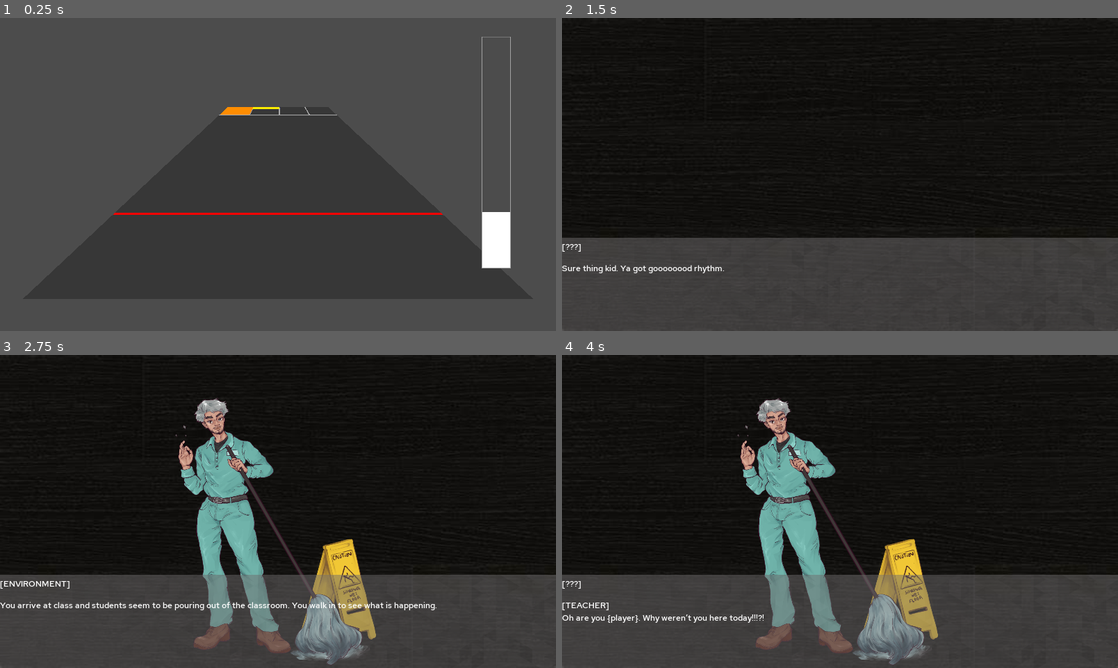
Above: before the commit, frames 1-4 (two rows, left to right).
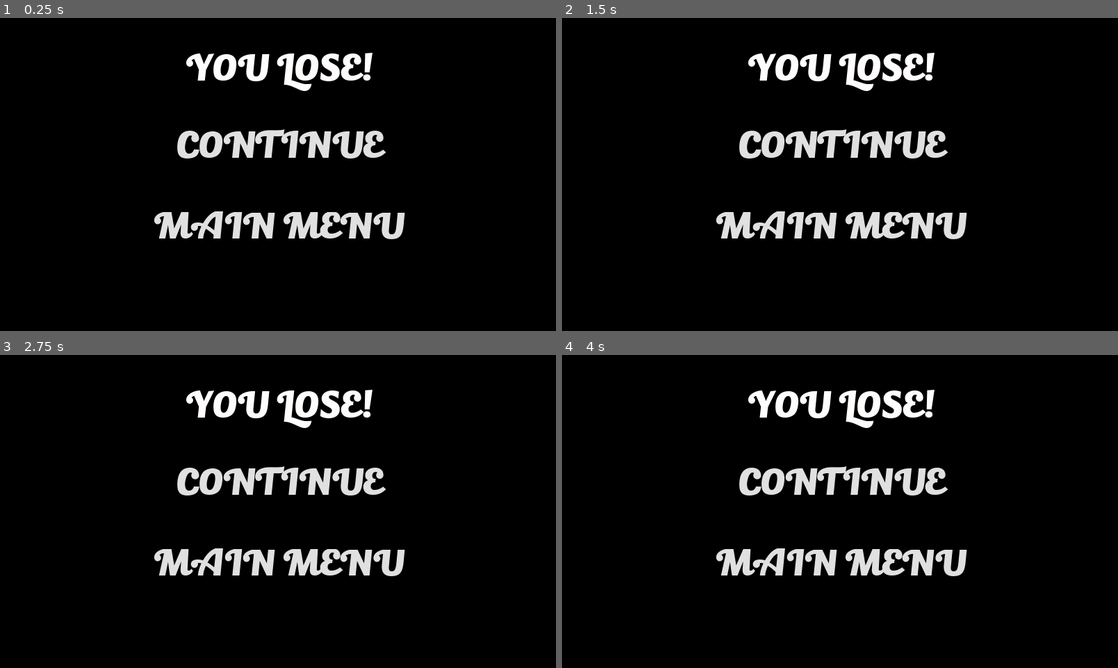
Above: after the commit, the same moments.

Repository: AM-Mikey/MTC
Game: Godot game, scene res://src/Rhythm/World3D.tscn
Two runs of this game, one before a commit and one after it. Both use one fixed random seed, a clock stepped at 60 frames per second and the inputs below. This scene is started directly instead of the project's main scene. Sound files missing from this copy of the repository are replaced by a short silence.
Inputs (mouse positions are in pixels of both pictures, inside the frame that each line leads up to):
- Up to frame 1 (0.25 s): no input
- Up to frame 2 (1.5 s): click (840, 174) at 0.5 s, where only the run before the commit has a clickable "[ELEVATOR] After jamming out …"; click (840, 174) at 1.25 s, where only the run before the commit has a clickable "Sorry mr. janitor but I gotta…"
- Up to frame 3 (2.75 s): click (278, 511) at 2 s, where only the run before the commit has a clickable "Sure thing kid. Ya got gooooo…"
- Up to frame 4 (4 s): click (840, 511) at 2.75 s, where only the run before the commit has a clickable "You arrive at class and stude…"; click (840, 511) at 3.5 s, where only the run before the commit has a clickable "Sorry I’m a little bit late b…"

The runs differ from the first frame. In frame 1, 100% of the frame differs, in the area x 0-100%, y 0-100%; in frame 2, 38%; in frame 3, 43%; in frame 4, 43%.
Error after the commit: Invalid get index 'intScene' (on base: 'Node (Gobal.gd)'). (res://src/Rhythm/Chart.gd:4)

Commit message:
Save Load
Incomplete save load feature.

Diff:
--- a/project.godot
+++ b/project.godot
@@ -34,22 +34,22 @@
 
 note_a={
 "deadzone": 0.5,
-"events": [ Object(InputEventKey,"resource_local_to_scene":false,"resource_name":"","device":0,"alt":false,"shift":false,"control":false,"meta":false,"command":false,"pressed":false,"scancode":16777232,"unicode":0,"echo":false,"script":null)
+"events": [ Object(InputEventKey,"resource_local_to_scene":false,"resource_name":"","device":0,"alt":false,"shift":false,"control":false,"meta":false,"command":false,"pressed":false,"scancode":16777232,"physical_scancode":0,"unicode":0,"echo":false,"script":null)
  ]
 }
 note_b={
 "deadzone": 0.5,
-"events": [ Object(InputEventKey,"resource_local_to_scene":false,"resource_name":"","device":0,"alt":false,"shift":false,"control":false,"meta":false,"command":false,"pressed":false,"scancode":16777231,"unicode":0,"echo":false,"script":null)
+"events": [ Object(InputEventKey,"resource_local_to_scene":false,"resource_name":"","device":0,"alt":false,"shift":false,"control":false,"meta":false,"command":false,"pressed":false,"scancode":16777231,"physical_scancode":0,"unicode":0,"echo":false,"script":null)
  ]
 }
 note_c={
 "deadzone": 0.5,
-"events": [ Object(InputEventKey,"resource_local_to_scene":false,"resource_name":"","device":0,"alt":false,"shift":false,"control":false,"meta":false,"command":false,"pressed":false,"scancode":16777234,"unicode":0,"echo":false,"script":null)
+"events": [ Object(InputEventKey,"resource_local_to_scene":false,"resource_name":"","device":0,"alt":false,"shift":false,"control":false,"meta":false,"command":false,"pressed":false,"scancode":16777234,"physical_scancode":0,"unicode":0,"echo":false,"script":null)
  ]
 }
 note_d={
 "deadzone": 0.5,
-"events": [ Object(InputEventKey,"resource_local_to_scene":false,"resource_name":"","device":0,"alt":false,"shift":false,"control":false,"meta":false,"command":false,"pressed":false,"scancode":16777233,"unicode":0,"echo":false,"script":null)
+"events": [ Object(InputEventKey,"resource_local_to_scene":false,"resource_name":"","device":0,"alt":false,"shift":false,"control":false,"meta":false,"command":false,"pressed":false,"scancode":16777233,"physical_scancode":0,"unicode":0,"echo":false,"script":null)
  ]
 }
 
--- a/src/Main Menu/btnStart.gd
+++ b/src/Main Menu/btnStart.gd
@@ -2,6 +2,3 @@
 
 func _pressed():
 	get_tree().change_scene("res://src/VisualNovel/nodVisualNovel.tscn")
-	#nodTransition.goto_scene()
-
-#get_tree().change_scene("res://src/VisualNovel/nodVisualNovel.tscn")
--- a/src/Main Menu/nodMainMenu.tscn
+++ b/src/Main Menu/nodMainMenu.tscn
@@ -8,7 +8,7 @@
 [ext_resource path="res://assets/Images/Janitor.png" type="Texture" id=6]
 [ext_resource path="res://src/Audio/Usada Pekora laughing smol compilation.mp3" type="AudioStream" id=7]
 [ext_resource path="res://src/Main Menu/btnLoad.gd" type="Script" id=8]
-[ext_resource path="res://src/Audio/Background2.wav" type="AudioStream" id=9]
+[ext_resource path="res://src/Audio/TitleThemeDemo.wav" type="AudioStream" id=9]
 [ext_resource path="res://src/Main Menu/nodMainMenu.gd" type="Script" id=10]
 
 [sub_resource type="DynamicFont" id=1]
--- a/src/Rhythm/Camera.gd
+++ b/src/Rhythm/Camera.gd
@@ -27,30 +27,30 @@
 		_mouse_position = event.relative
 
 	# Receives mouse button input
-	if event is InputEventMouseButton:
-		match event.button_index:
-			BUTTON_RIGHT: # Only allows rotation if right click down
-				Input.set_mouse_mode(Input.MOUSE_MODE_CAPTURED if event.pressed else Input.MOUSE_MODE_VISIBLE)
-			BUTTON_WHEEL_UP: # Increases max velocity
-				_vel_multiplier = clamp(_vel_multiplier * 1.1, 0.2, 20)
-			BUTTON_WHEEL_DOWN: # Decereases max velocity
-				_vel_multiplier = clamp(_vel_multiplier / 1.1, 0.2, 20)
+	#if event is InputEventMouseButton:
+		#match event.button_index:
+			#BUTTON_RIGHT: # Only allows rotation if right click down
+				#Input.set_mouse_mode(Input.MOUSE_MODE_CAPTURED if event.pressed else Input.MOUSE_MODE_VISIBLE)
+			#BUTTON_WHEEL_UP: # Increases max velocity
+				#_vel_multiplier = clamp(_vel_multiplier * 1.1, 0.2, 20)
+			#BUTTON_WHEEL_DOWN: # Decereases max velocity
+				#_vel_multiplier = clamp(_vel_multiplier / 1.1, 0.2, 20)
 
 	# Receives key input
-	if event is InputEventKey:
-		match event.scancode:
-			KEY_W:
-				_w = event.pressed
-			KEY_S:
-				_s = event.pressed
-			KEY_A:
-				_a = event.pressed
-			KEY_D:
-				_d = event.pressed
-			KEY_Q:
-				_q = event.pressed
-			KEY_E:
-				_e = event.pressed
+	#if event is InputEventKey:
+		#match event.scancode:
+			#KEY_W:
+				#_w = event.pressed
+			#KEY_S:
+				#_s = event.pressed
+			#KEY_A:
+				#_a = event.pressed
+			#KEY_D:
+				#_d = event.pressed
+			#KEY_Q:
+				#_q = event.pressed
+			#KEY_E:
+				#_e = event.pressed
 
 # Updates mouselook and movement every frame
 func _process(delta):
--- a/src/Rhythm/NoteHeld.gd
+++ b/src/Rhythm/NoteHeld.gd
@@ -26,6 +26,10 @@
 	$Panel.margin_top = length * -1
 	$Panel.margin_left = width * -0.5
 	$Panel.margin_right = width * 0.5
+
+	get_node("HitDetector/CollisionShape2D").shape = RectangleShape2D.new()
+	get_node("HitDetector/CollisionShape2D").position.y = $Panel.rect_position.y / 2
+	get_node("HitDetector/CollisionShape2D").shape.extents.y = $Panel.rect_position.y / 2
 
 
 func _on_HitDetector_area_entered(area):
--- a/src/Rhythm/NoteSingle.gd
+++ b/src/Rhythm/NoteSingle.gd
@@ -27,6 +27,9 @@
 	$Panel.margin_bottom = length * 0.5
 	$Panel.margin_left = width * -0.5
 	$Panel.margin_right = width * 0.5
+
+	$CollisionShape2D.shape.extents = Vector2(20, 20)
+
 
 
 func _on_HitDetector_area_entered(area):
--- a/src/Rhythm/RhythmWorld.gd
+++ b/src/Rhythm/RhythmWorld.gd
@@ -8,5 +8,5 @@
 
 
 func _on_aspMusic_finished():
-	get_node("/root/sigGlobal").intScene = + 1
+	sigGlobal.gamedata.intScene = + 1
 	get_tree().change_scene("res://src/VisualNovel/nodVisualNovel.tscn")
--- a/src/Rhythm/World3D.gd
+++ b/src/Rhythm/World3D.gd
@@ -9,6 +9,9 @@
 var health: float = 100
 
 func _ready():
+	if sigGlobal.gamedata.intScene == 1:
+		get_tree().change_scene("res://src/nodGameOver.tscn")
+
 	connect("health_updated", $UILayer/Health, "on_health_updated")
 	yield(get_tree().create_timer(1.6), "timeout")
 	started = true
--- /dev/null
+++ b/src/Save/game-data.json
@@ -0,0 +1 @@
+{"intScene":0,"scriptLine":"\nWoww I can’t believe after all this time I’m finally here at GCC, it is more colorful  in person than I thought.","strProtagName":"???"}
--- a/src/Singleton/Gobal.gd
+++ b/src/Singleton/Gobal.gd
@@ -1,4 +1,6 @@
 extends Node
 
-var intScene = 0
-var strProtagName = "???"
+var gamedata = {
+	"intScene" : 1,
+	"strProtagName" : "???",
+	"scriptLine" : " "}
--- /dev/null
+++ b/src/VisualNovel/mnbShowMenu.gd
@@ -0,0 +1,34 @@
+extends MenuButton
+
+const FILE_NAME = "res://src/Save/game-data.json"
+
+func _ready():
+	self.get_popup().add_item("Save")
+	self.get_popup().add_item("Load")
+	self.get_popup().add_item("Main Menu")
+	self.get_popup().connect("id_pressed", self, "_on_item_pressed")
+
+func _on_item_pressed(id):
+	var itemName = self.get_popup().get_item_text(id)
+
+	if itemName == "Save":
+		var file = File.new()
+		file.open(FILE_NAME, File.WRITE)
+		sigGlobal.gamedata.scriptLine = get_parent().get_node("Background/Dialog").text
+		file.store_string(to_json(sigGlobal.gamedata))
+		file.close()
+
+	if itemName == "Load":
+		var file = File.new()
+		if file.file_exists(FILE_NAME):
+			file.open(FILE_NAME, File.READ)
+			var data = file.get_as_text()
+			file.close()
+			sigGlobal.gamedata = data
+			get_tree().reload_current_scene()
+
+
+	if itemName == "Main Menu":
+		sigGlobal.gamedata["intScene"] = 0
+		sigGlobal.gamedata["strProtagName"] = "???"
+		get_tree().change_scene("res://src/Main Menu/nodMainMenu.tscn")
--- a/src/VisualNovel/nodVisualNovel.tscn
+++ b/src/VisualNovel/nodVisualNovel.tscn
@@ -1,6 +1,8 @@
-[gd_scene load_steps=7 format=2]
+[gd_scene load_steps=9 format=2]
 
+[ext_resource path="res://src/VisualNovel/mnbShowMenu.gd" type="Script" id=1]
 [ext_resource path="res://assets/Images/Black.jpg" type="Texture" id=2]
+[ext_resource path="res://assets/Images/Cog.png" type="Texture" id=3]
 [ext_resource path="res://src/VisualNovel/tbtBackground.gd" type="Script" id=5]
 [ext_resource path="res://assets/Fonts/hinted-RosaSans-Medium.ttf" type="DynamicFontData" id=6]
 [ext_resource path="res://assets/Images/LabelText.png" type="Texture" id=7]
@@ -68,4 +70,17 @@
 "_edit_use_anchors_": false
 }
 
+[node name="mnbShowMenu" type="MenuButton" parent="."]
+margin_left = 1832.0
+margin_top = 24.0
+margin_right = 1896.0
+margin_bottom = 88.0
+icon = ExtResource( 3 )
+flat = false
+expand_icon = true
+script = ExtResource( 1 )
+__meta__ = {
+"_edit_use_anchors_": false
+}
+
 [connection signal="text_entered" from="Background/liePlayerInput" to="Background" method="_on_liePlayerInput_text_entered"]
--- a/src/VisualNovel/tbtBackground.gd
+++ b/src/VisualNovel/tbtBackground.gd
@@ -7,7 +7,7 @@
 onready var currentSprite = ""
 
 func _ready():
-	f.open(scenes[sigGlobal.intScene], File.READ)
+	f.open(scenes[sigGlobal.gamedata["intScene"]], File.READ)
 	var line = f.get_line()
 	dialog.text = nextScript(line)
 	get_node("Dialog/Sprite").self_modulate.a = 0.5
@@ -42,8 +42,28 @@
 		self.set_normal_texture(load('res://assets/Images/Background/outside final.PNG'))
 		line = f.get_line()
 
+	if line == "[ELEVATORDOOR]":
+		self.set_normal_texture(load('res://assets/Images/Background/ElevatorDoor.jpg'))
+		line = f.get_line()
+
+	if line == "[ELEVATOR]":
+		self.set_normal_texture(load('res://assets/Images/Background/elevator.jpg'))
+		line = f.get_line()
+
 	if line == "[STAIRS]":
 		self.set_normal_texture(load('res://assets/Images/Background/stairs final.PNG'))
+		line = f.get_line()
+
+	if line == "[LECTURE]":
+		self.set_normal_texture(load('res://assets/Images/Background/lecturehall final.jpg'))
+		line = f.get_line()
+
+	if line == "[PATH4]":
+		self.set_normal_texture(load('res://assets/Images/Background/path4.jpg'))
+		line = f.get_line()
+
+	if line == "[PEPBENCH]":
+		self.set_normal_texture(load('res://assets/Images/Background/pplonbench.jpg'))
 		line = f.get_line()
 
 	if line == "[RHYTHM]":
@@ -55,7 +75,7 @@
 		line = f.get_line()
 
 	if line == "[PLAYER]":
-		get_node("CurrentCharacter").text = "[" + sigGlobal.strProtagName + "]"
+		get_node("CurrentCharacter").text = "[" + sigGlobal.gamedata.strProtagName + "]"
 		line = f.get_line()
 
 	if line == "[ENVIRONMENT]":
@@ -86,5 +106,5 @@
 
 func _on_liePlayerInput_text_entered(new_text):
 	self.disabled = false
-	sigGlobal.strProtagName = new_text
+	sigGlobal.gamedata.strProtagName = new_text
 	get_node("liePlayerInput").visible = false
--- a/src/btnExit.gd
+++ b/src/btnExit.gd
@@ -1,6 +1,8 @@
 extends Button
 
 func _on_btnExit_pressed():
+	sigGlobal.intScene = 0
+	sigGlobal.strProtagName = "???"
 	get_tree().change_scene("res://src/Main Menu/nodMainMenu.tscn")
 
 
--- /dev/null
+++ b/src/nodGameOver.gd
@@ -0,0 +1,6 @@
+extends Node2D
+
+func _ready():
+	if sigGlobal.intScene == 1:
+		$lblTextStuff.text = "END OF DEMO!"
+		$btnContinue.visible = false
--- a/src/nodGameOver.tscn
+++ b/src/nodGameOver.tscn
@@ -1,17 +1,19 @@
-[gd_scene load_steps=5 format=2]
+[gd_scene load_steps=6 format=2]
 
 [ext_resource path="res://assets/Fonts/Bulletto Killa.ttf" type="DynamicFontData" id=1]
 [ext_resource path="res://src/btnExit.gd" type="Script" id=2]
+[ext_resource path="res://src/nodGameOver.gd" type="Script" id=3]
+
+[sub_resource type="DynamicFont" id=1]
+size = 120
+font_data = ExtResource( 1 )
 
 [sub_resource type="DynamicFont" id=2]
 size = 120
 font_data = ExtResource( 1 )
 
-[sub_resource type="DynamicFont" id=1]
-size = 120
-font_data = ExtResource( 1 )
-
 [node name="nodGameOver" type="Node2D"]
+script = ExtResource( 3 )
 
 [node name="ColorRect" type="ColorRect" parent="."]
 margin_right = 1920.0
--- a/src/nodVisualNovel.tscn
+++ /dev/null
@@ -1,43 +0,0 @@
-[gd_scene load_steps=6 format=2]
-
-[ext_resource path="res://assets/Images/Black.jpg" type="Texture" id=2]
-[ext_resource path="res://src/VisualNovel/tbtBackground.gd" type="Script" id=5]
-[ext_resource path="res://assets/Fonts/hinted-RosaSans-Medium.ttf" type="DynamicFontData" id=6]
-[ext_resource path="res://assets/Images/LabelText.png" type="Texture" id=7]
-
-[sub_resource type="DynamicFont" id=1]
-size = 30
-font_data = ExtResource( 6 )
-
-[node name="VisualScene" type="Node2D"]
-
-[node name="Background" type="TextureButton" parent="."]
-margin_right = 1920.0
-margin_bottom = 1080.0
-texture_normal = ExtResource( 2 )
-expand = true
-script = ExtResource( 5 )
-__meta__ = {
-"_edit_use_anchors_": false
-}
-
-[node name="sprCharacter" type="Sprite" parent="Background"]
-position = Vector2( 920, 584 )
-scale = Vector2( 0.743125, 0.702083 )
-
-[node name="Dialog" type="Label" parent="Background"]
-margin_top = 800.0
-margin_right = 1920.0
-margin_bottom = 1080.0
-custom_fonts/font = SubResource( 1 )
-text = "Bob the builder"
-autowrap = true
-__meta__ = {
-"_edit_use_anchors_": false
-}
-
-[node name="Sprite" type="Sprite" parent="Background/Dialog"]
-show_behind_parent = true
-position = Vector2( 960, 140 )
-scale = Vector2( 1, 0.866873 )
-texture = ExtResource( 7 )
Binary file added: assets/Images/Background/ElevatorDoor.jpg
Not shown, added: assets/Images/Background/ElevatorDoor.jpg.import
Binary file added: assets/Images/Background/elevator.jpg
Not shown, added: assets/Images/Background/elevator.jpg.import
Binary file added: assets/Images/Cog.png
Not shown, added: assets/Images/Cog.png.import
Not shown, added: export_presets.cfg
Not shown, added: src/Audio/TitleThemeDemo.wav.import
Not shown, changed: src/Dialog/Intro.txt
Not shown, changed: src/Dialog/Teacher.txt
Not shown: 3 places in src/nodGameOver.tscn that only renumber resources
Not shown, added: src/Audio/TitleThemeDemo.wav
